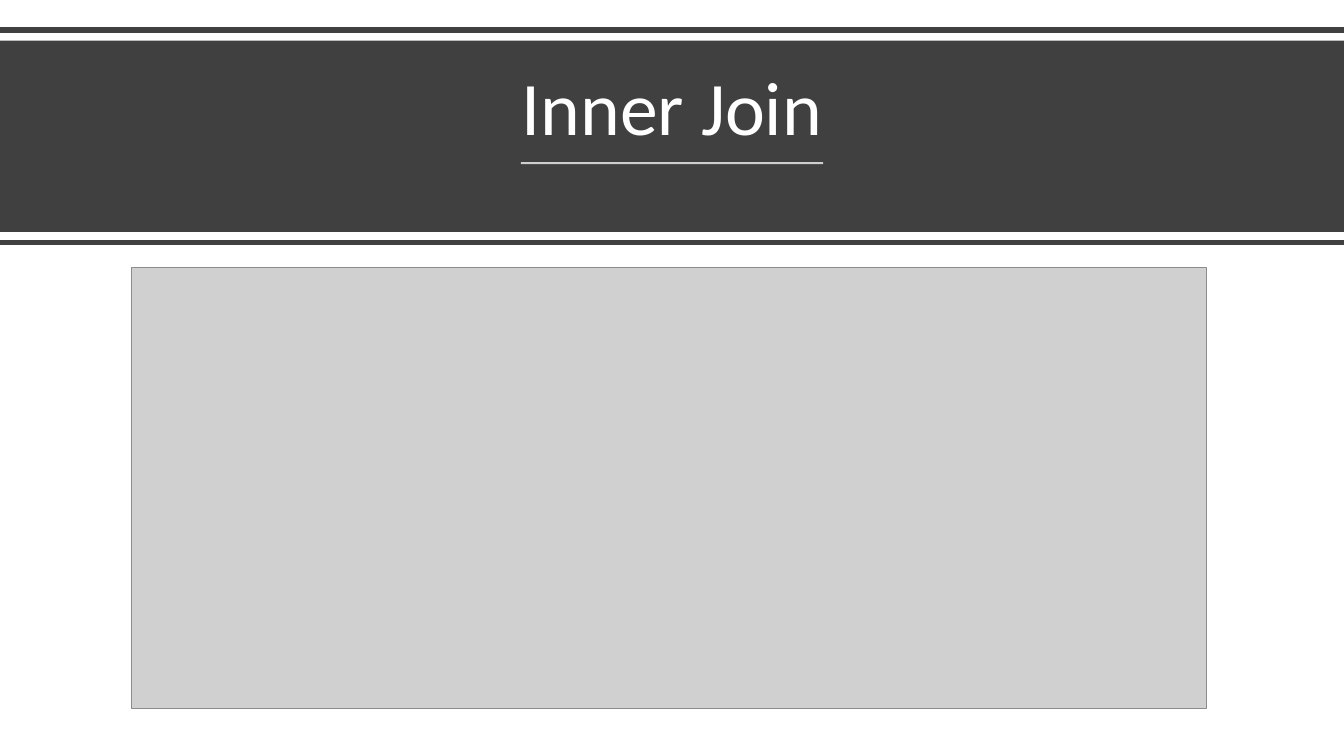
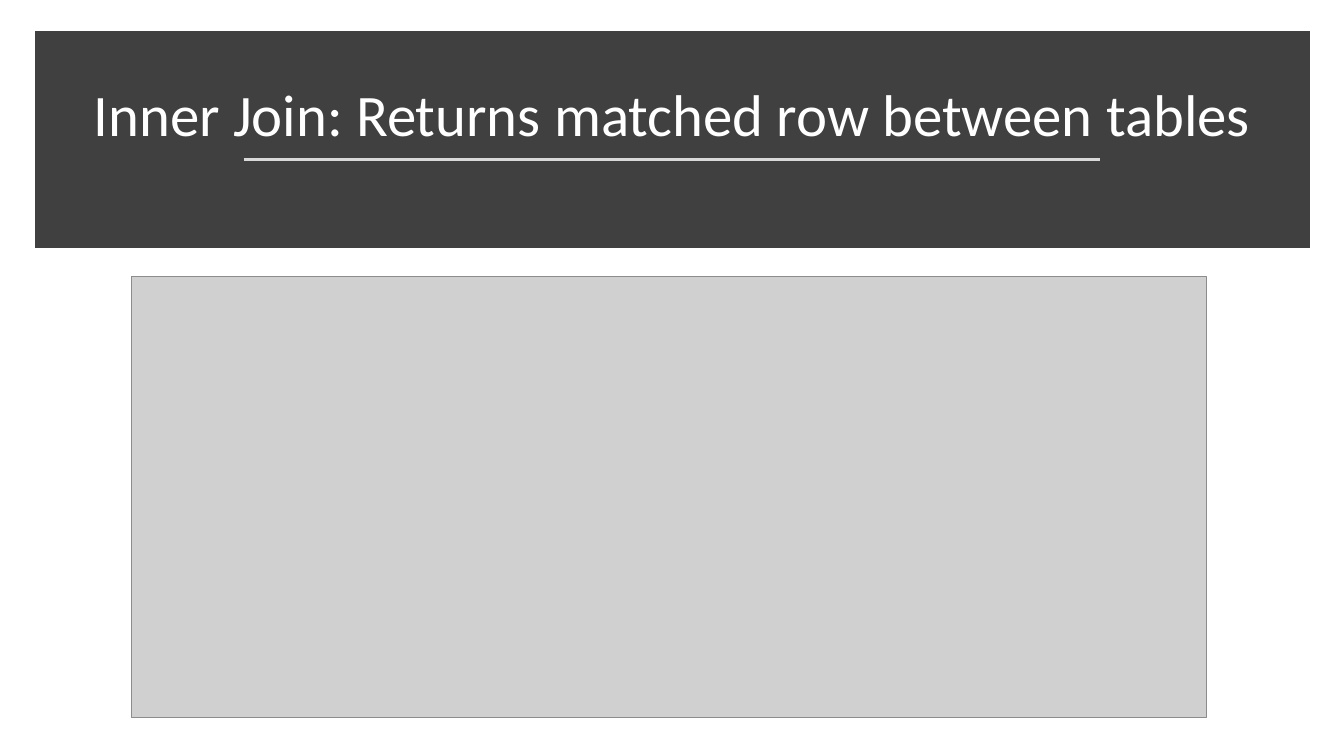
Before and after one commit to akchaudhary57/Job-Ready-Data-Analyst-Course-in-90-Days, a slide deck: slide 3 of DA using SQL/PPT/SQL Join.pptx (slide 2 before the commit). Drawn at 1344x756 pixels with LibreOffice and Linux fonts; fonts in the diff are those of the drawing; grey boxes stand for pictures. Boxes give left, top, right and bottom in pixels: in the first picture for what was removed or moved away, otherwise in the second. Text is boxed around its words. In the diff, an @@ line names an element or a change of style, - is before the commit and + after.

```diff
--- a/DA using SQL/PPT/SQL Join.pptx
+++ b/DA using SQL/PPT/SQL Join.pptx
@@ line removed from (0, 30) to (1344, 30) @@
@@ rectangle: place and size @@
-rectangle at [0, 40, 1344, 232]
+rectangle at [41, 38, 1303, 242]
@@ rectangle at [41, 38, 1303, 242]: outline none to #404040 10 pt @@
@@ title at [94, 95, 1250, 137]: text changed; size 54 to 42 pt @@
-Inner Join
+Inner Join: Returns matched row between tables
@@ line moved from (521, 163) - (824, 163) to (244, 159) - (1101, 159) @@
@@ line (244, 159) - (1101, 159): stroke #FFFFFF 1.5 pt to #D9D9D9 1.75 pt @@
@@ line removed from (0, 243) to (1344, 243) @@
@@ picture: place and size @@
-picture at [131, 267, 1206, 708]
+picture at [131, 276, 1206, 717]
```
Also in this commit, not shown: 3 slides added, 1 other file.
